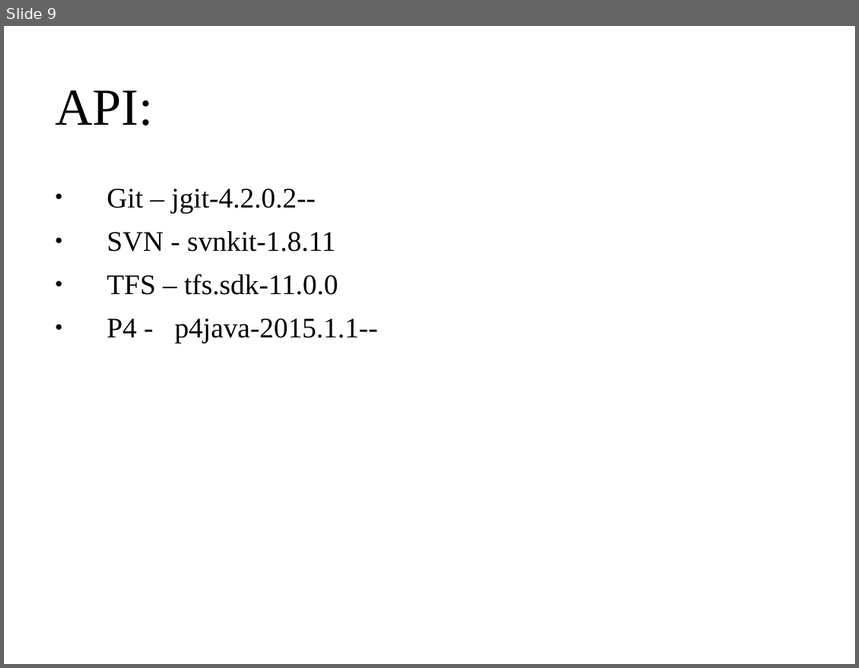
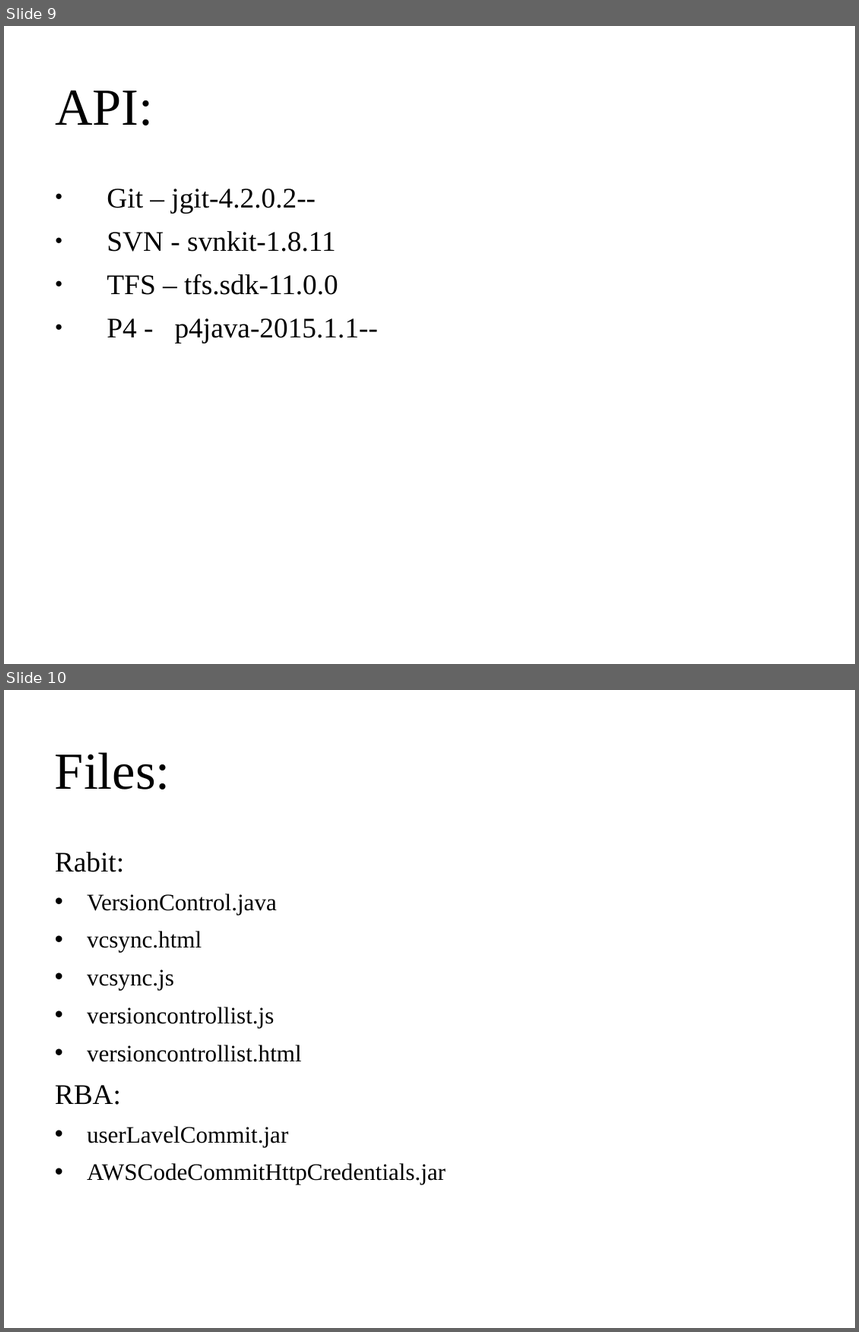
Before and after one commit to NitkVishal/KTData, a slide deck: VersionControls.ppt. Shown one above the other, each under a label of ours: slide 9 before the commit, slides 9 and 10 after it. The pictures are 859x668 and 859x1332 pixels, drawn with LibreOffice and Linux fonts; fonts in the diff are those of the drawing. Boxes give left, top, right and bottom in pixels: in the first picture for what was removed or moved away, otherwise in the second. Text is boxed around its words. In the diff, an @@ line names an element or a change of style, - is before the commit and + after.

```diff
--- a/VersionControls.ppt
+++ b/VersionControls.ppt
@@ slide 10 added at [4,690,855,1328], background #FFFFFF @@
@@ title added at [55,752,170,790], 44 pt, text #000000 @@
+Files:
@@ text added at [55,852,446,1185], 20 pt, text #000000 @@
+Rabit:
+• VersionControl.java
+• vcsync.html
+• vcsync.js
+• versioncontrollist.js
+• versioncontrollist.html
+RBA:
+• userLavelCommit.jar
+• AWSCodeCommitHttpCredentials.jar
```
Also in this commit, not shown: 1 slide changed, 8 other files.
